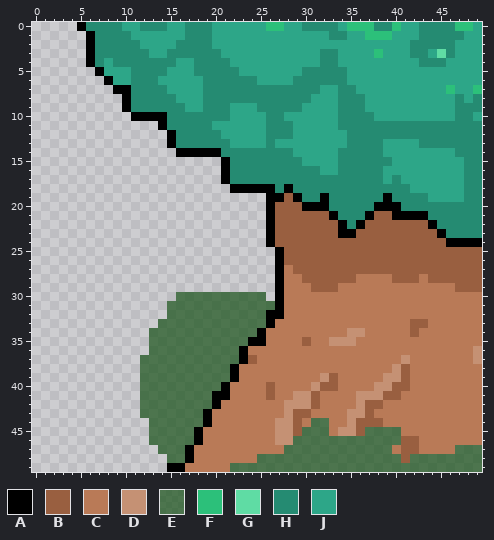
File history of a pixel-art sprite, images/Trees/tree3.png. That is the earlier state.
The file is 50x50 pixels.
Palette (. is transparent): A #000000  B #995f40  C #b97a57  D #c59174  E #165017b3  F #2cc07a  G #5fdca4  H #258b72  J #2da688
The result:
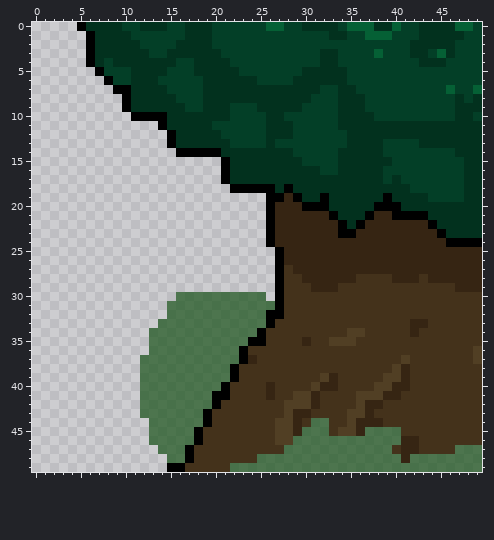
Commit: Changed color of tree to match the rest.
Change:
colour B: #995f40 -> #362513
colour C: #b97a57 -> #44321b
colour D: #c59174 -> #513f24
colour F: #2cc07a -> #056035
colour H: #258b72 -> #02311e
colour J: #2da688 -> #033f27
y 3: x 45 G -> F
